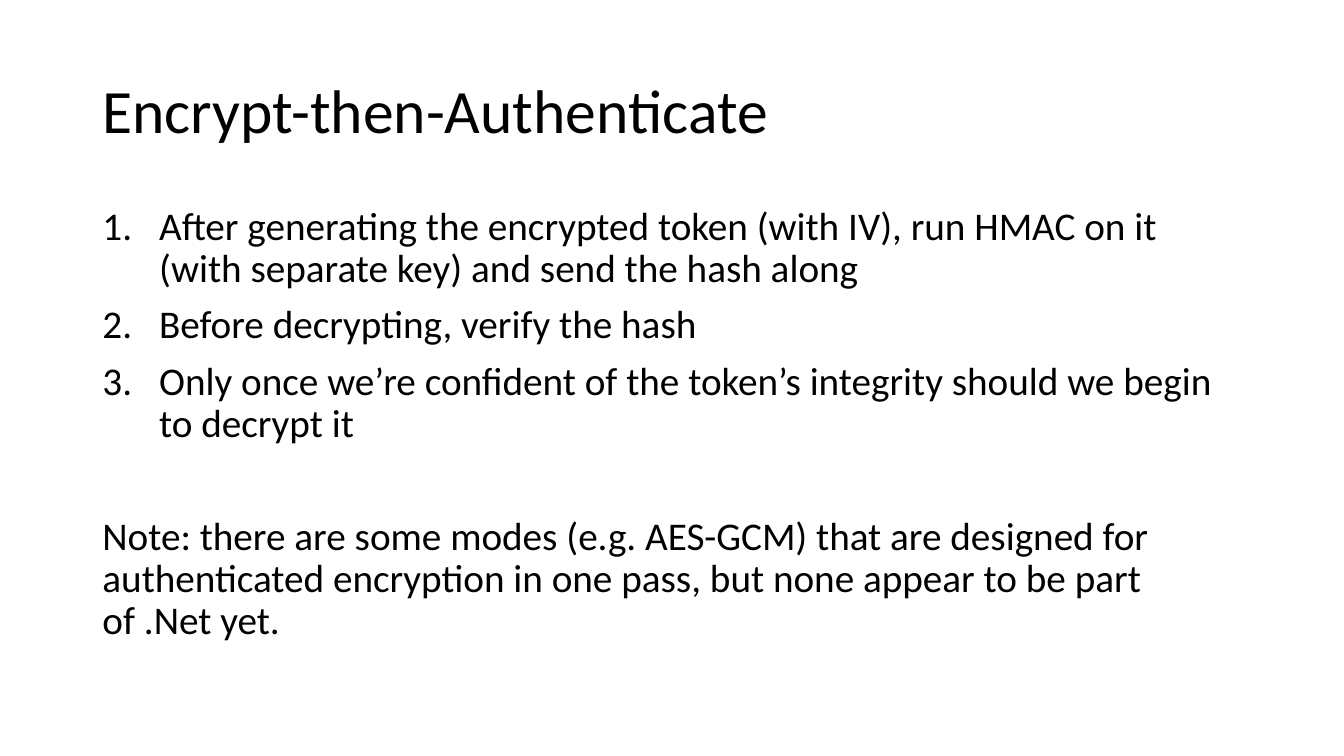
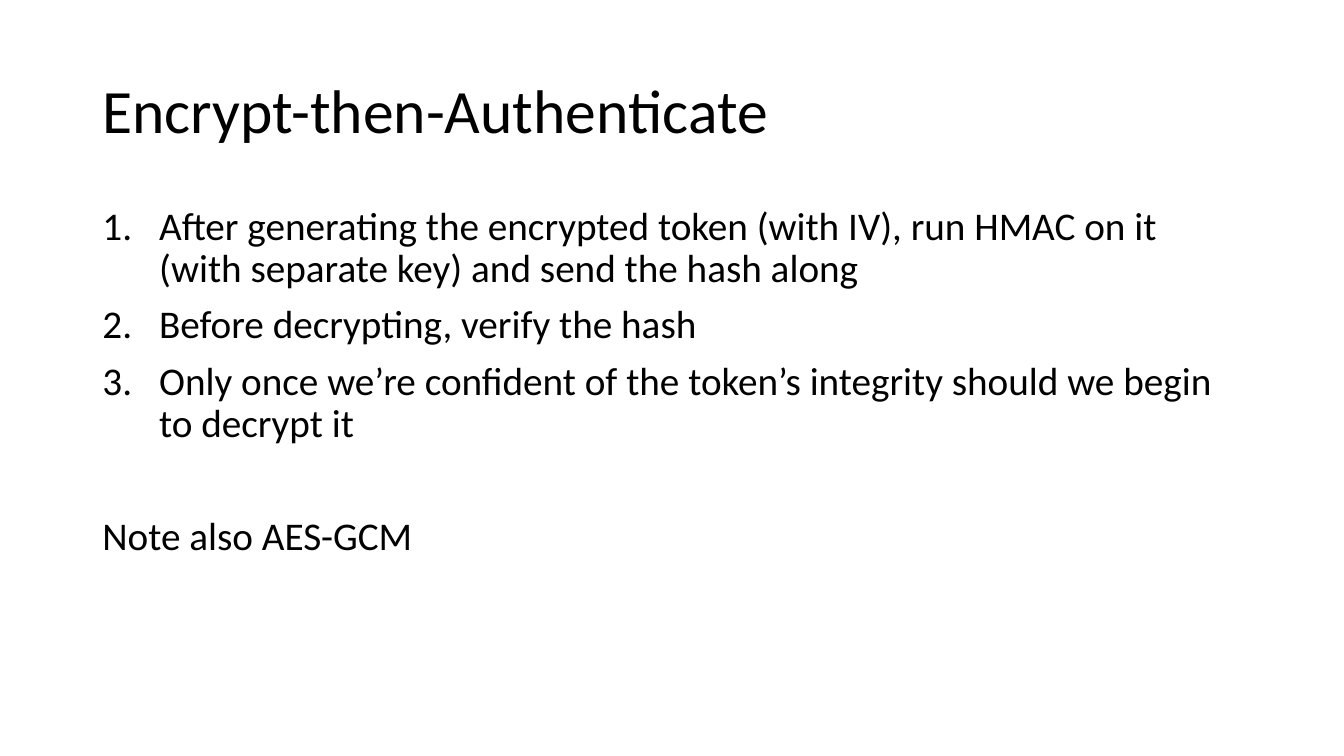
Before and after one commit to explunit/crypto-pitfalls, a slide deck: slide 9 of Presentation/Crypto-Pitfalls.pptx (slide 8 before the commit). Drawn at 1344x756 pixels with LibreOffice and Linux fonts; fonts in the diff are those of the drawing. Boxes give left, top, right and bottom in pixels: in the first picture for what was removed or moved away, otherwise in the second. Text is boxed around its words. In the diff, an @@ line names an element or a change of style, - is before the commit and + after.

```diff
--- a/Presentation/Crypto-Pitfalls.pptx
+++ b/Presentation/Crypto-Pitfalls.pptx
@@ text at (102,522,412,551): text changed @@
-Note: there are some modes (e.g. AES-GCM) that are designed for authenticated encryption in one pass, but none appear to be part of .Net yet.
+Note also AES-GCM
```
Also in this commit, not shown: 5 other slides changed, 2 slides added, 1 slide removed, 3 other files.
